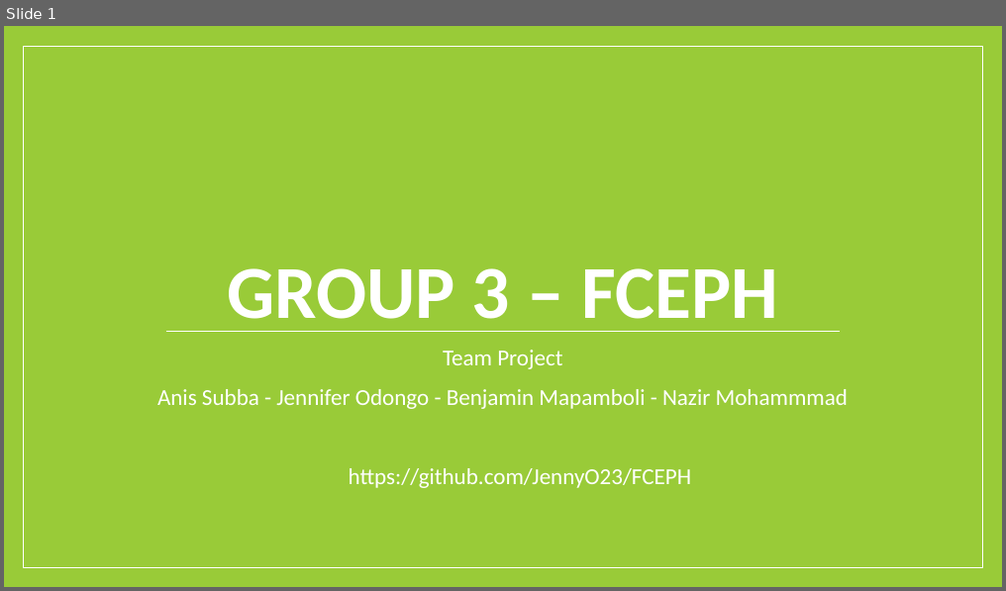
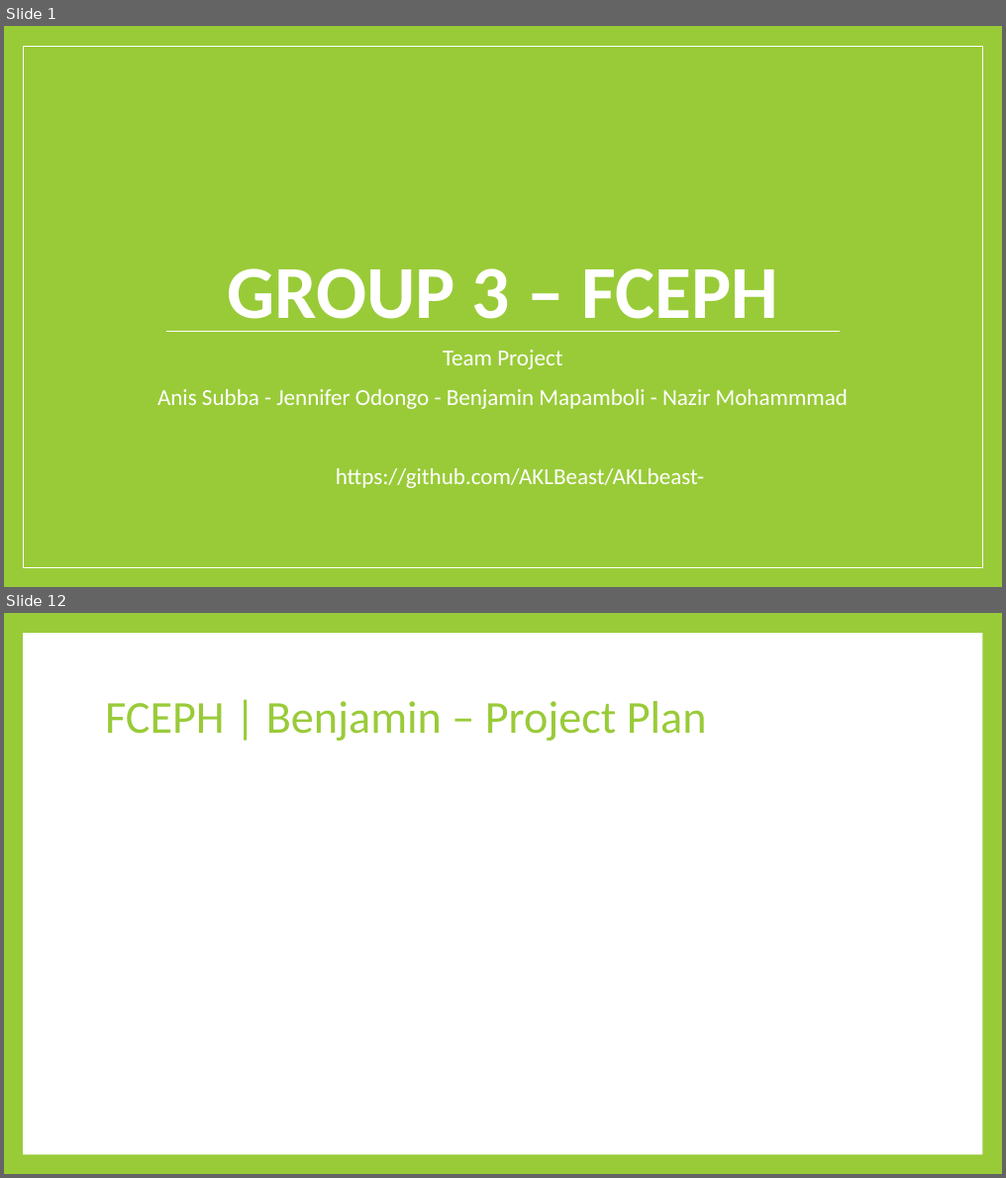
Before and after one commit to AKLBeast/AKLbeast-, a slide deck: Documentation/Group 3 -FCEPH Final.pptx. Shown one above the other, each under a label of ours: slide 1 before the commit, slides 1 and 12 after it; the slides between them are not shown. The pictures are 1006x591 and 1006x1178 pixels, drawn with LibreOffice and Linux fonts; fonts in the diff are those of the drawing. Boxes give left, top, right and bottom in pixels: in the first picture for what was removed or moved away, otherwise in the second. Text is boxed around its words. In the diff, an @@ line names an element or a change of style, - is before the commit and + after.

```diff
--- a/Documentation/Group 3 -FCEPH Final.pptx
+++ b/Documentation/Group 3 -FCEPH Final.pptx
@@ slide 12 added at (x1=4, y1=613, x2=1002, y2=1174), background #99CB38 @@
@@ rectangle added at (x1=23, y1=633, x2=982, y2=1155), fill #FFFFFF @@
@@ title added at (x1=105, y1=701, x2=707, y2=741), 44 pt, text #99CB38 @@
+FCEPH | Benjamin – Project Plan
@@ slide 1 changed as well @@
@@ text at (x1=336, y1=469, x2=704, y2=488): text changed @@
-https://github.com/JennyO23/FCEPH
+https://github.com/AKLBeast/AKLbeast-
```
Also in this commit, not shown: 11 other slides added, 4 slides removed.
